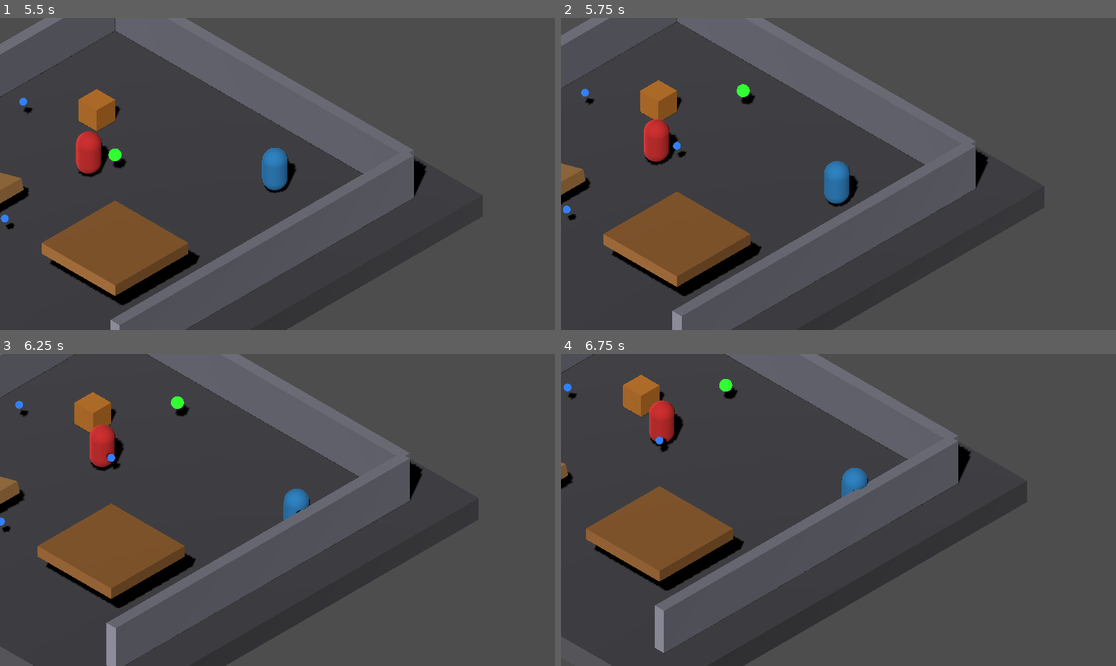
Above: before the commit, frames 1-4 (two rows, left to right).
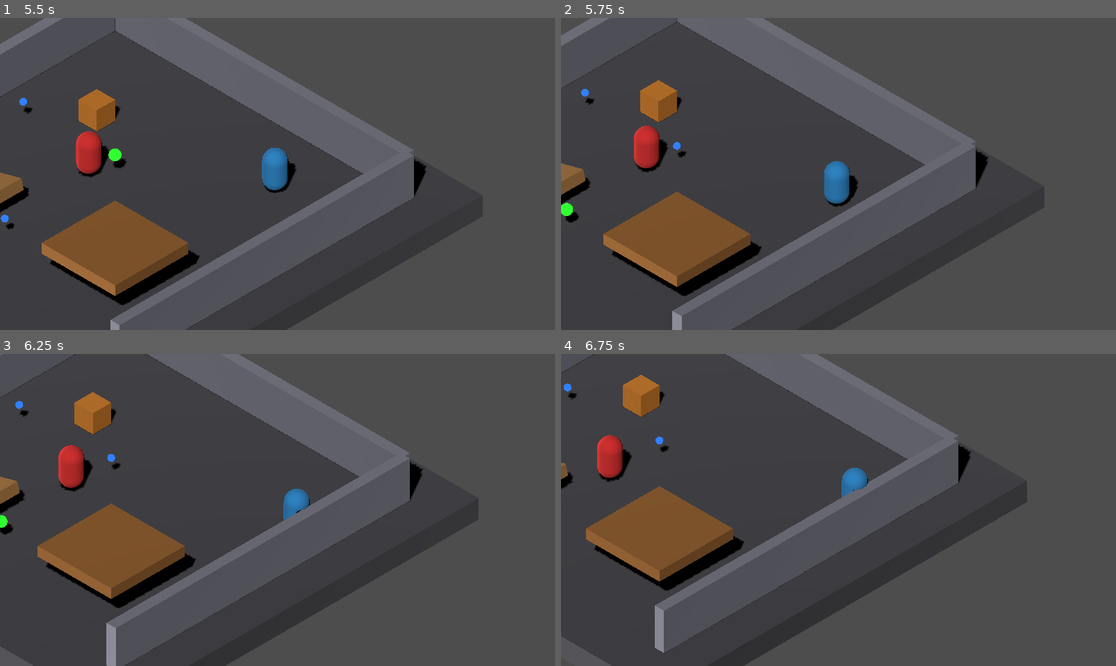
Above: after the commit, the same moments.

Repository: czoesq/3d-stealth
Game: Godot game, scene res://test_world.tscn
Same seed, same stepped clock (60 frames per second), same inputs: the game is played once before the commit and once after it.
Inputs:
- Up to frame 1 (5.5 s): tap Enter at 0.5 s; hold D (move_right) 0.53-1.28 s; tap C (crouch_toggle) every 1.5 s from 0.6 to 5.1 s; tap Space (jump) at 0.77, 1.52, 3.02, 3.77, 4.52 s; hold S (move_back) 1.28-2.03 s; tap Shift (sprint) at 1.35, 2.85, 4.35 s; hold D (move_right) 2.03-2.78 s; hold W (move_forward) 2.78-3.53 s; hold A (move_left) 3.53-5.03 s; hold S (move_back) from 5.03 s (still down)
- Up to frame 2 (5.75 s): keep holding S (move_back)
- Up to frame 3 (6.25 s): release S (move_back) at 5.78 s; hold D (move_right) from 5.78 s (still down); tap Shift (sprint) at 5.85 s; tap Space (jump) at 6.02 s
- Up to frame 4 (6.75 s): release D (move_right) at 6.53 s; hold W (move_forward) from 6.53 s (still down); tap C (crouch_toggle) at 6.6 s

Frame 1 is identical in both runs. In frame 2, 1.0% of the frame differs, in the area x 0-35%, y 21-66%; in frame 3, 1.5%, in the area x 0-35%, y 13-58%; in frame 4, 1.5%.

Commit message:
Store patrol world positions to decouple from enemy movement: snapshot patrol points as world-space Vector3 at setup, use those for pathfinding instead of re-evaluating Marker3D.global_position each frame

Diff:
--- a/Scripts/AI/enemy_controller.gd
+++ b/Scripts/AI/enemy_controller.gd
@@ -71,6 +71,7 @@
 var hearing_area: Area3D
 var vision_ray: RayCast3D
 var patrol_points: Array[Node3D] = []
+var patrol_world_positions: Array[Vector3] = []
 var vision_cone_mesh: MeshInstance3D
 var _debug_patrol_markers: Array[MeshInstance3D] = []
 var _debug_target_marker: MeshInstance3D
@@ -142,9 +143,11 @@
 	if not container:
 		return
 	patrol_points.clear()
+	patrol_world_positions.clear()
 	for child in container.get_children():
 		if child is Node3D:
 			patrol_points.append(child)
+			patrol_world_positions.append(child.global_position)
 
 
 func _auto_generate_patrol() -> void:
@@ -181,6 +184,7 @@
 		pt.position = pos - global_position
 		container.add_child(pt)
 		patrol_points.append(pt)
+		patrol_world_positions.append(pos)
 
 
 func _setup_vision_cone_debug() -> void:
@@ -194,9 +198,11 @@
 func _setup_debug_waypoints() -> void:
 	if not show_waypoints:
 		return
-	for pt in patrol_points:
+	for i in patrol_points.size():
+		if i >= patrol_world_positions.size():
+			break
 		var sphere := MeshInstance3D.new()
-		sphere.name = "DebugPatrolPoint_" + pt.name
+		sphere.name = "DebugPatrolPoint_" + patrol_points[i].name
 		var mesh := SphereMesh.new()
 		mesh.radius = 0.15
 		mesh.height = 0.3
@@ -207,7 +213,7 @@
 		sphere.mesh = mesh
 		add_child(sphere)
 		sphere.set_as_top_level(true)
-		sphere.global_position = pt.global_position
+		sphere.global_position = patrol_world_positions[i]
 		_debug_patrol_markers.append(sphere)
 
 	var target_sphere := MeshInstance3D.new()
@@ -334,27 +340,27 @@
 
 
 func _pick_next_patrol_point() -> void:
-	if patrol_points.size() == 0:
+	if patrol_world_positions.size() == 0:
 		if debug:
 			print("enemy: pick patrol - empty")
 		_enter_idle()
 		return
-	if patrol_points.size() == 1:
-		nav_agent.target_position = patrol_points[0].global_position
+	if patrol_world_positions.size() == 1:
+		nav_agent.target_position = patrol_world_positions[0]
 		if debug:
 			print("enemy: patrol target (single) -> ", nav_agent.target_position)
 		return
 	if patrol_forward:
 		patrol_index += 1
-		if patrol_index >= patrol_points.size():
+		if patrol_index >= patrol_world_positions.size():
 			patrol_forward = false
-			patrol_index = maxi(patrol_points.size() - 2, 0)
+			patrol_index = maxi(patrol_world_positions.size() - 2, 0)
 	else:
 		patrol_index -= 1
 		if patrol_index < 0:
 			patrol_forward = true
-			patrol_index = mini(1, patrol_points.size() - 1)
-	var target := patrol_points[patrol_index].global_position
+			patrol_index = mini(1, patrol_world_positions.size() - 1)
+	var target := patrol_world_positions[patrol_index]
 	nav_agent.target_position = target
 	if debug:
 		var map := nav_agent.get_navigation_map()
